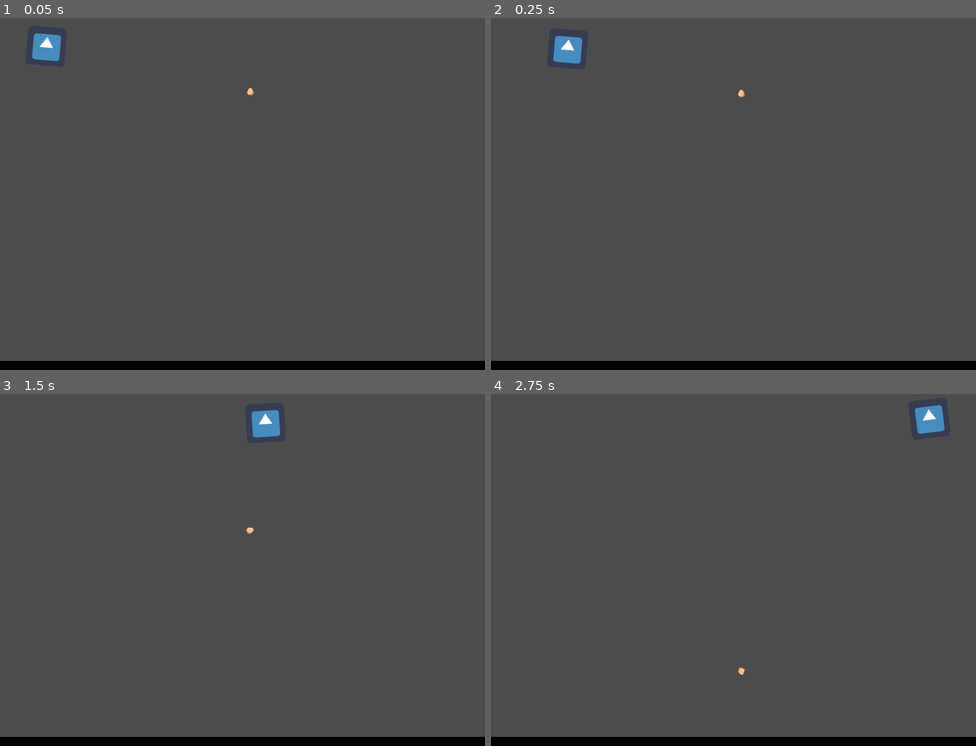
Above: before the commit, frames 1-4 (two rows, left to right).
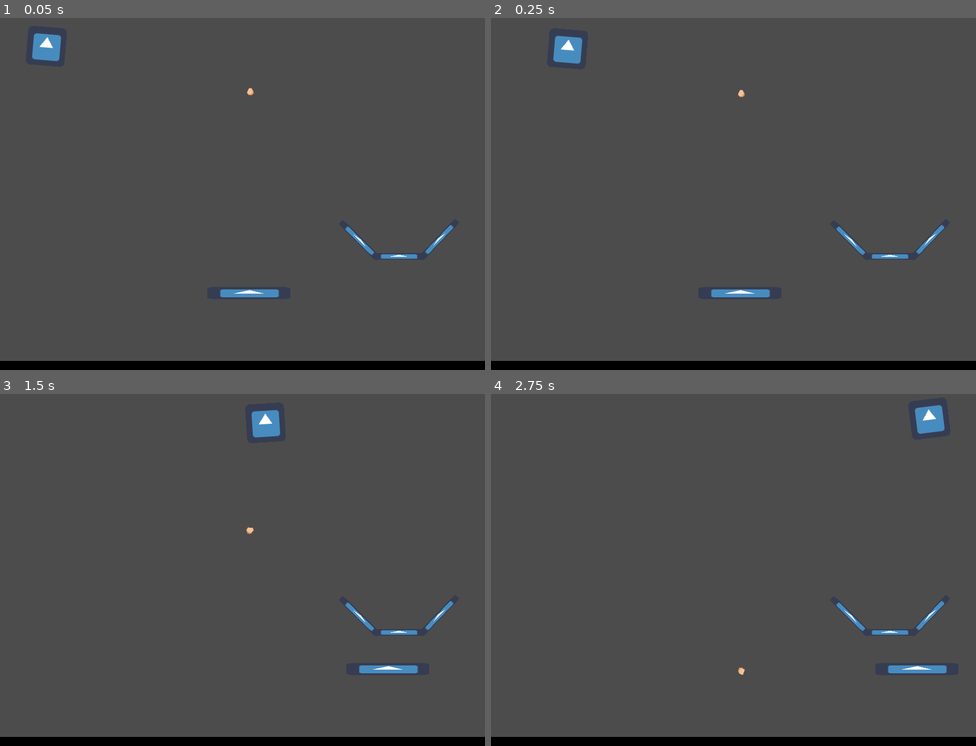
Above: after the commit, the same moments.

Repository: thatnick/fragile
Game: Godot game, scene res://scenes/game.tscn
Two runs of this game, one before a commit and one after it. Both use one fixed random seed, a clock stepped at 60 frames per second and the inputs below. The engine's default icon, where the game draws it, is replaced by a stand-in: a white triangle on a blue panel in a dark square.
Inputs:
- Up to frame 1 (0.05 s): no input
- Up to frame 2 (0.25 s): no input
- Up to frame 3 (1.5 s): hold Right (ui_right) 0.53-1.28 s; hold Left (ui_left) from 1.28 s (still down)
- Up to frame 4 (2.75 s): release Left (ui_left) at 2.03 s; hold Right (ui_right) from 2.03 s (still down)

The runs differ from the first frame. In frame 1, 0.6% of the frame differs, in the area x 45-94%, y 58-80%; in frame 2, 0.6%; in frame 3, 0.6%, in the area x 71-94%, y 58-80%; in frame 4, 0.6%.

Commit message:
Add temp sprites for export

Diff:
--- a/scenes/nest.tscn
+++ b/scenes/nest.tscn
@@ -1,6 +1,7 @@
-[gd_scene load_steps=4 format=2]
+[gd_scene load_steps=5 format=2]
 
 [ext_resource path="res://scripts/nest.gd" type="Script" id=1]
+[ext_resource path="res://icon.png" type="Texture" id=2]
 
 [sub_resource type="PhysicsMaterial" id=2]
 bounce = 0.5
@@ -36,5 +37,22 @@
 [node name="CollisionPolygon2D" type="CollisionPolygon2D" parent="EggDetectionArea"]
 polygon = PoolVector2Array( -89, -23, -37, 30, 37, 31, 90, -22 )
 
+[node name="TempSprite" type="Sprite" parent="."]
+position = Vector2( -0.5, 36.5 )
+scale = Vector2( 1.32813, 0.171875 )
+texture = ExtResource( 2 )
+
+[node name="TempSprite1" type="Sprite" parent="."]
+position = Vector2( -65, 10 )
+rotation = 0.777499
+scale = Vector2( 1.36719, 0.164063 )
+texture = ExtResource( 2 )
+
+[node name="TempSprite3" type="Sprite" parent="."]
+position = Vector2( 66, 9 )
+rotation = -0.808669
+scale = Vector2( 1.36719, 0.164063 )
+texture = ExtResource( 2 )
+
 [connection signal="body_entered" from="EggDetectionArea" to="." method="_on_Area2D_body_entered"]
 [connection signal="body_exited" from="EggDetectionArea" to="." method="_on_Area2D_body_exited"]
--- a/scenes/player.tscn
+++ b/scenes/player.tscn
@@ -1,6 +1,7 @@
-[gd_scene load_steps=3 format=2]
+[gd_scene load_steps=4 format=2]
 
 [ext_resource path="res://scripts/player.gd" type="Script" id=1]
+[ext_resource path="res://icon.png" type="Texture" id=2]
 
 [sub_resource type="RectangleShape2D" id=1]
 extents = Vector2( 69, 10 )
@@ -11,3 +12,8 @@
 
 [node name="CollisionShape2D" type="CollisionShape2D" parent="."]
 shape = SubResource( 1 )
+
+[node name="TempSprite" type="Sprite" parent="."]
+position = Vector2( 0.500002, 0 )
+scale = Vector2( 2.14063, 0.3125 )
+texture = ExtResource( 2 )
